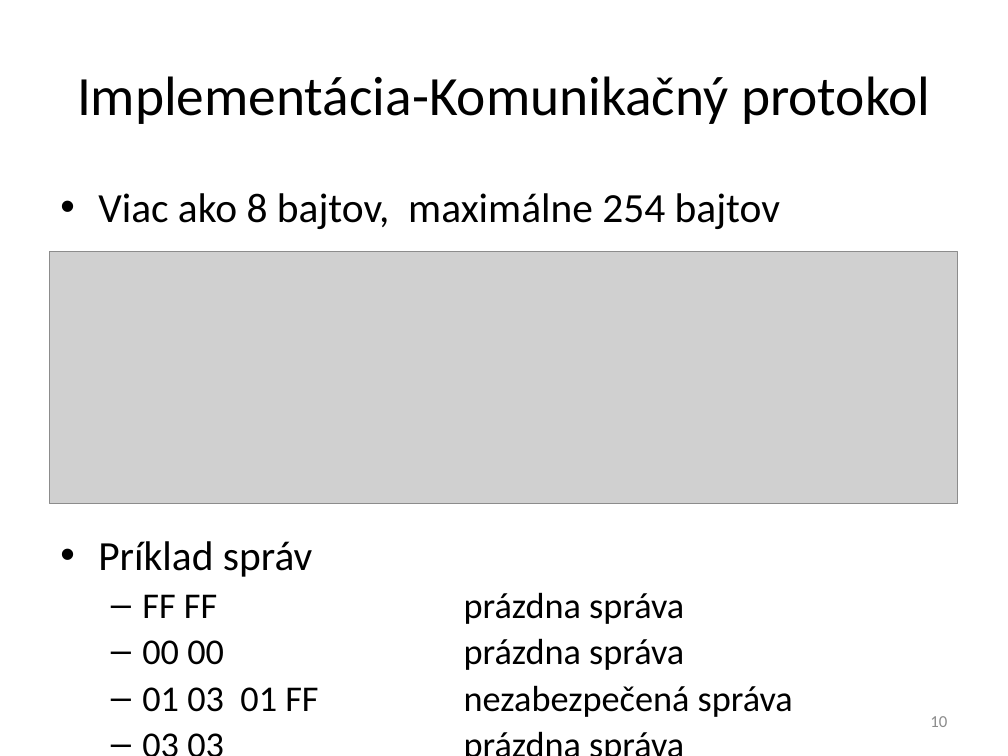
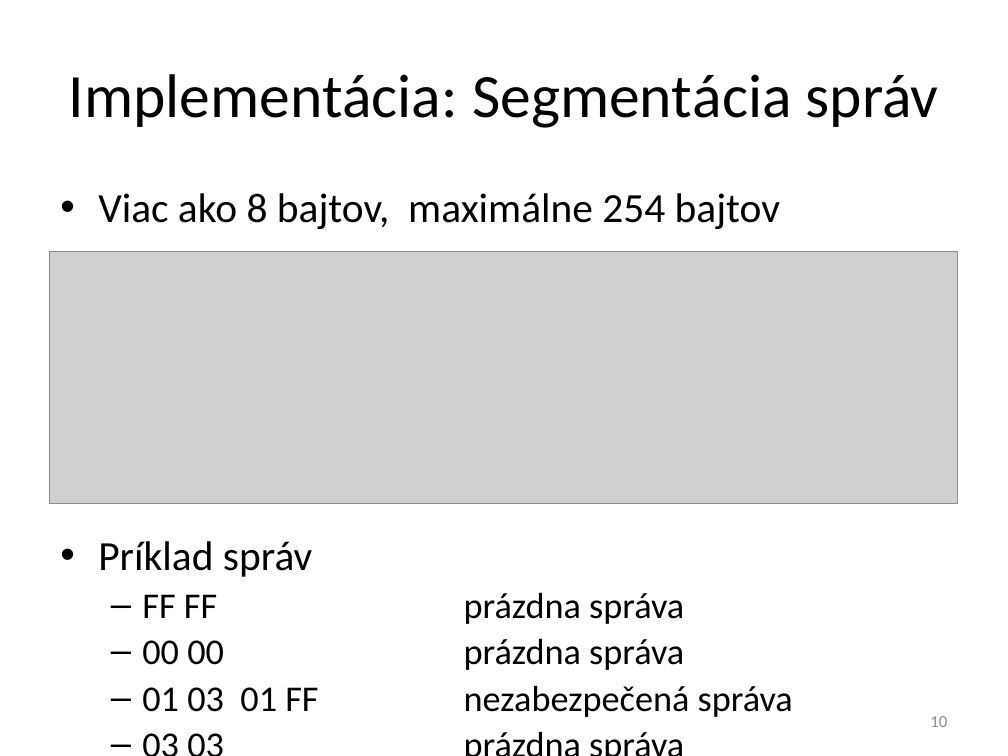
Before and after one commit to javacard-FOSS-applets/nrf6310-pca10007, a slide deck: slide 10 of Obhajoba/xdoubravsky_dp.pptx. Drawn at 1008x756 pixels with LibreOffice and Linux fonts; fonts in the diff are those of the drawing; grey boxes stand for pictures. Boxes give left, top, right and bottom in pixels: in the first picture for what was removed or moved away, otherwise in the second. Text is boxed around its words. In the diff, an @@ line names an element or a change of style, - is before the commit and + after.

```diff
--- a/Obhajoba/xdoubravsky_dp.pptx
+++ b/Obhajoba/xdoubravsky_dp.pptx
@@ title at bbox=[69, 74, 939, 128]: text changed; size 39.6 to 44 pt @@
-Implementácia-Komunikačný protokol
+Implementácia: Segmentácia správ
```
Also in this commit, not shown: 7 other slides changed, 5 slides added, 2 slides removed, 1 other file.
